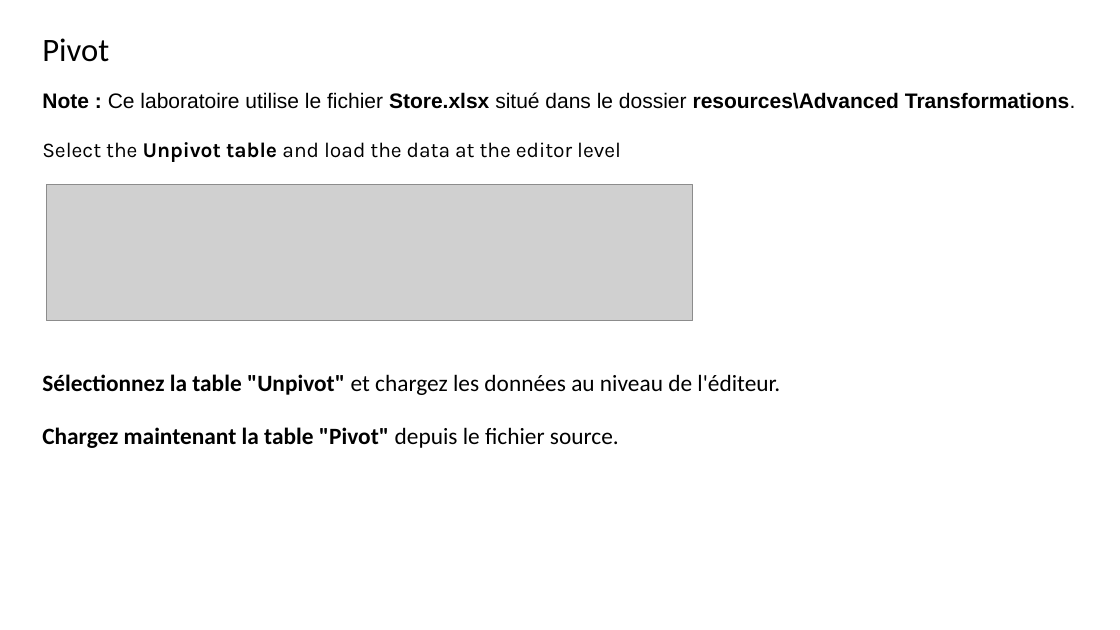
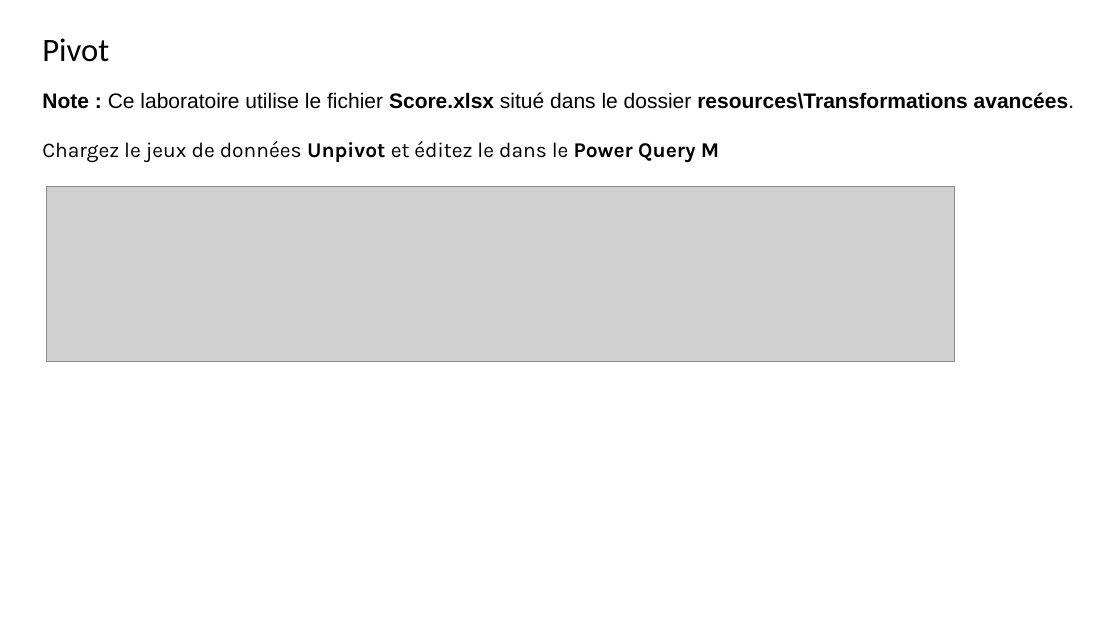
Before and after one commit to bejaouibechir/PowerBI, a slide deck: slide 2 of Français/2.Preparing data/5. Pivot.pptx. Drawn at 1120x630 pixels with LibreOffice and Linux fonts; fonts in the diff are those of the drawing; grey boxes stand for pictures. Boxes give left, top, right and bottom in pixels: in the first picture for what was removed or moved away, otherwise in the second. Text is boxed around its words. In the diff, an @@ line names an element or a change of style, - is before the commit and + after.

```diff
--- a/Français/2.Preparing data/5. Pivot.pptx
+++ b/Français/2.Preparing data/5. Pivot.pptx
@@ text at (42, 92, 1075, 109): text changed @@
-Note : Ce laboratoire utilise le fichier Store.xlsx situé dans le dossier resources\Advanced Transformations.
+Note : Ce laboratoire utilise le fichier Score.xlsx situé dans le dossier resources\Transformations avancées.
@@ text at (42, 141, 719, 163): text changed @@
-Select the Unpivot table and load the data at the editor level
+Chargez le jeux de données Unpivot et éditez le dans le Power Query M
@@ picture: place and size @@
-picture at (46, 184, 693, 321)
+picture at (46, 187, 954, 361)
@@ text removed at (42, 374, 780, 395) @@
-Sélectionnez la table "Unpivot" et chargez les données au niveau de l'éditeur.
@@ text removed at (42, 427, 619, 448) @@
-Chargez maintenant la table "Pivot" depuis le fichier source.
```
Also in this commit, not shown: 8 slides added, 2 slides removed, 39 other files.
